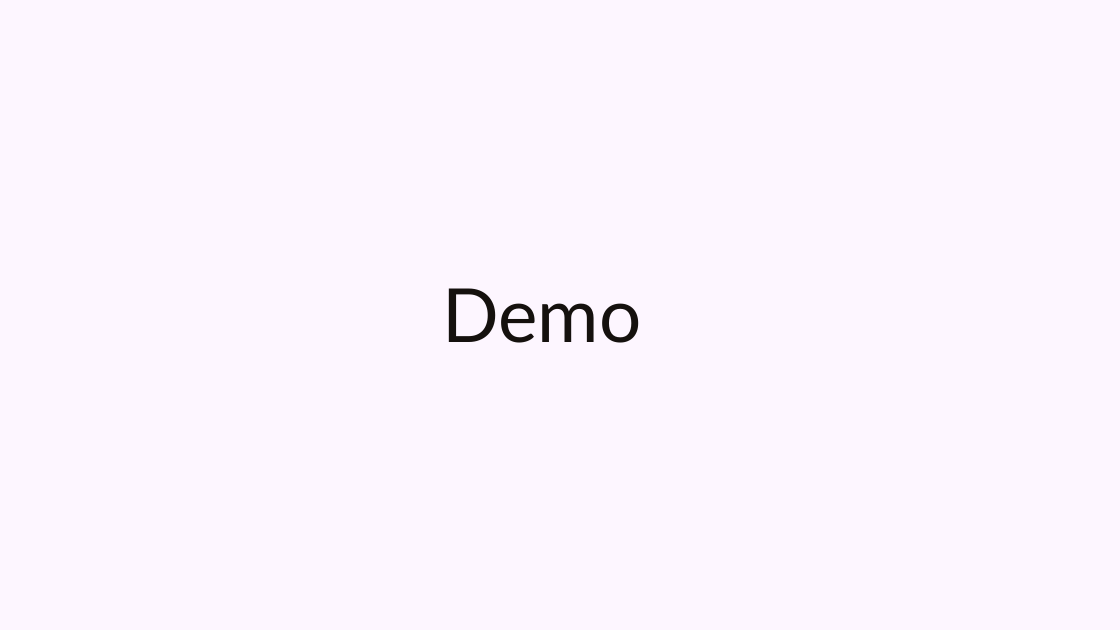
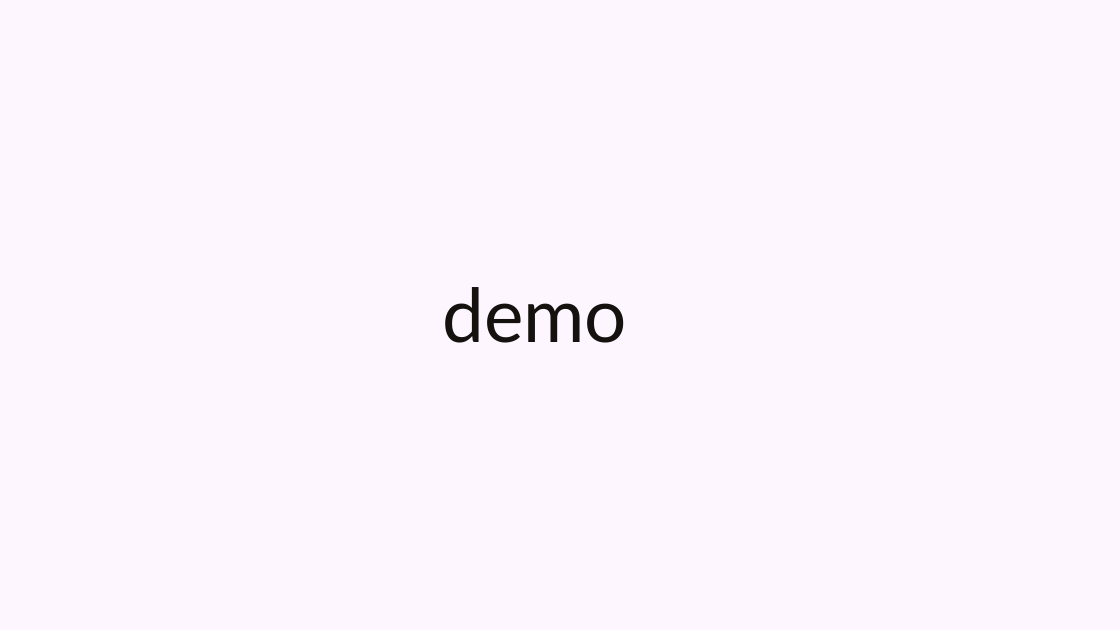
Before and after one commit to Vamin-co/CyberInsights, a slide deck: slide 7 of CyberInsightsPres.pptx (slide 14 before the commit). Drawn at 1120x630 pixels with LibreOffice and Linux fonts; fonts in the diff are those of the drawing; background and template pictures are left out. Boxes give left, top, right and bottom in pixels: in the first picture for what was removed or moved away, otherwise in the second. Text is boxed around its words. In the diff, an @@ line names an element or a change of style, - is before the commit and + after.

```diff
--- a/CyberInsightsPres.pptx
+++ b/CyberInsightsPres.pptx
@@ text at [442, 287, 627, 343]: text changed @@
-Demo
+demo
```
Also in this commit, not shown: 1 other slide changed, 7 slides added, 12 slides removed, 1 other file.
